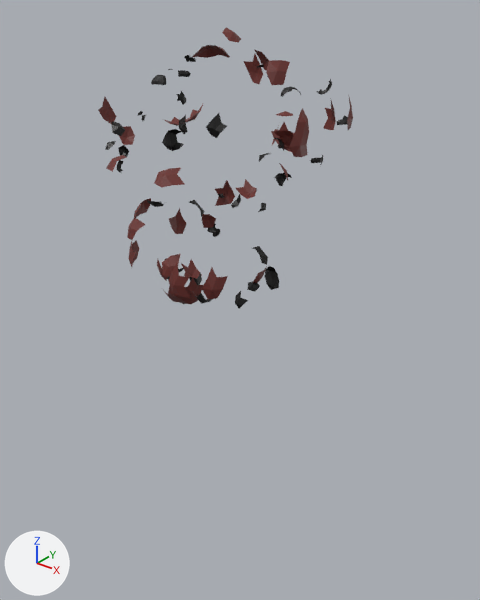
What one commit did to the glTF model public/models/azuki_unarmed_frames/explode/explode.f0018.glb.
Rendered twice from a 50 mm lens placed at (12.82, -14.71, 5.74), pointed at (0.41, 0.8, -3.88). Arrows for +X, +Y and +Z are at lower left; the lights stay in place. Where no turn or scale is listed for an object, it has been applied to the vertices. Vertices at the same position are counted once.

The first picture shows 'Body.001'.
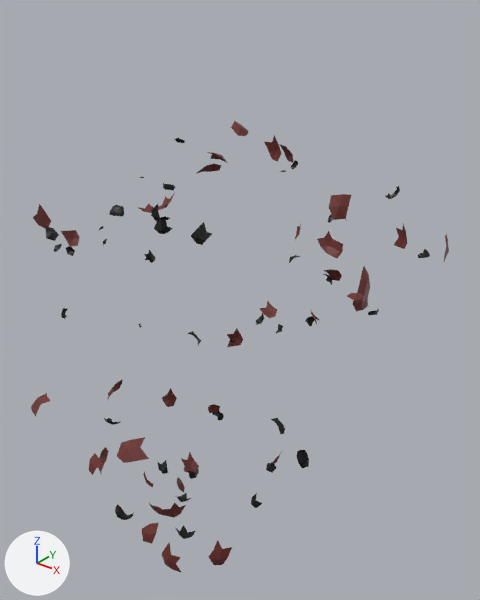
Diff of the bpy script that builds the scene:
```diff
--- a/public/models/azuki_unarmed_frames/explode/explode.f0018.glb.py
+++ b/public/models/azuki_unarmed_frames/explode/explode.f0018.glb.py
@@ me_bodysubnode_001 @@
-me_bodysubnode_001.from_pydata(...)  # 874 vertices, 878 faces; spans x -4.24..3.61, y -3.94..3.92, z -3.9..4.47
+me_bodysubnode_001.from_pydata(...)  # 874 vertices, 878 faces; spans x -7.55..6.27, y -7.23..7.04, z -12.4..1.8
+# me_bodysubnode_001 part 1: the loose piece of 15 vertices spanning x -1.58..-0.6, y -0.38..0.54, z 1.74..2.4 is moved by (-1.24, -0.13, -2.94)
+# me_bodysubnode_001 part 2: the loose piece of 20 vertices spanning x -0.84..0.54, y -1.8..-0.89, z -3.48..-2.29 is moved by (-0.36, -0.89, -8.25)
+# me_bodysubnode_001 part 3: the loose piece of 10 vertices spanning x 0.31..0.79, y 1.18..1.86, z -3.72..-2.92 is moved by (-0.11, 1.44, -8.59)
+# me_bodysubnode_001 part 4: the loose piece of 10 vertices spanning x -1.02..-0.5, y -0.7..0.05, z -3.09..-2.52 is moved by (-0.23, -0.2, -7.86)
+# me_bodysubnode_001 part 5: the loose piece of 9 vertices spanning x -1.41..-0.67, y 2.81..3.23, z -1.16..-0.6 is moved by (-0.8, 2.56, -5.93)
+# me_bodysubnode_001 part 6: the loose piece of 13 vertices spanning x 2.54..2.89, y 0.05..0.86, z 1.31..2.53 is moved by (1.94, 0.61, -4.31)
+# me_bodysubnode_001 part 7: the loose piece of 8 vertices spanning x -0.91..-0.3, y -1.75..-1.5, z -2.69..-1.86 is moved by (-0.43, -0.83, -7.82)
+# me_bodysubnode_001 part 8: the loose piece of 10 vertices spanning x 0.9..1.62, y -3.03..-2.84, z -2.08..-1.12 is moved by (1.19, -2.03, -7.7)
+# me_bodysubnode_001 part 9: the loose piece of 8 vertices spanning x -2.97..-2.73, y -1.76..-1.1, z 1.77..2.6 is moved by (-2.02, -1.35, -3.36)
+# me_bodysubnode_001 part 10: the loose piece of 8 vertices spanning x -1.35..-0.96, y -0.74..-0.16, z -3.66..-3.07 is moved by (-0.54, 0.09, -8.74)
+# me_bodysubnode_001 part 11: the loose piece of 14 vertices spanning x -2.17..-1.35, y -2.04..-1.13, z -2.42..-1.46 is moved by (-1.22, -1.13, -8.04)
+# me_bodysubnode_001 part 12: the loose piece of 13 vertices spanning x -0.29..0.85, y 3.23..3.59, z 0.6..1.48 is moved by (0.35, 2.67, -4.48)
+# me_bodysubnode_001 part 13: the loose piece of 8 vertices spanning x -4.24..-3.74, y -0.03..0.49, z 0.76..1.35 is moved by (-3.31, -0.18, -4.32)
+# me_bodysubnode_001 part 14: the loose piece of 10 vertices spanning x -2.13..-1.58, y 2.53..3.03, z -1.58..-0.62 is moved by (-1.29, 2.13, -7.2)
+# me_bodysubnode_001 part 15: the loose piece of 8 vertices spanning x -0.57..-0.16, y 3.38..3.92, z 0.59..1.42 is moved by (-1.0, 3.11, -4.54)
+# me_bodysubnode_001 part 16: the loose piece of 10 vertices spanning x 1.86..2.5, y 2.73..3.09, z 1.56..2.52 is moved by (1.73, 2.17, -4.07)
+# me_bodysubnode_001 part 17: the loose piece of 9 vertices spanning x 1.63..2.16, y -2.41..-1.91, z -2.28..-1.32 is moved by (1.34, -1.51, -7.9)
+# me_bodysubnode_001 part 18: the loose piece of 9 vertices spanning x -2.14..-1.96, y 0.17..0.88, z -2.1..-1.14 is moved by (-1.19, 0.32, -7.72)
+# me_bodysubnode_001 part 19: the loose piece of 9 vertices spanning x -1.03..-0.31, y 2.78..2.97, z 2.67..3.63 is moved by (-0.6, 1.97, -2.96)
+# me_bodysubnode_001 part 20: the loose piece of 9 vertices spanning x 3.3..3.61, y 1.46..2.11, z 1.92..2.88 is moved by (2.66, 1.46, -3.7)
+# me_bodysubnode_001 part 21: the loose piece of 7 vertices spanning x 0.53..1.01, y -2.9..-2.47, z -1.67..-1.08 is moved by (0.53, -1.97, -7.92)
+# me_bodysubnode_001 part 22: the loose piece of 8 vertices spanning x 2.57..2.96, y -0.93..-0.26, z 3.35..3.89 is moved by (2.14, -0.26, -2.95)
+# me_bodysubnode_001 part 23: the loose piece of 9 vertices spanning x 1.3..2.04, y -3.75..-3.08, z 1.21..1.56 is moved by (1.43, -3.08, -5.58)
+# me_bodysubnode_001 part 24: the loose piece of 12 vertices spanning x -2.79..-2.23, y -0.97..-0.04, z -1.31..-0.72 is moved by (-1.88, -0.3, -7.56)
+# me_bodysubnode_001 part 25: 628 of 874 vertices moved; they spanned x -4.24..2.83, y -3.94..3.67, z -3.9..4.47 and now span x -7.55..5.13, y -7.23..6.55, z -12.19..1.8; mean shift (-0.23, 0.39, -5.4); largest move (0.52, 1.06, -3.56) -> (0.41, 2.51, -12.16)
 me_bodysubnode_001.materials.append(mat_bakedmaterial)
```

Location of each change, (x1, y1, x2, y2) in pixels of the pictures (480 x 600 px; the box of a moved part takes in the faces that stretch with it):
'Body.001', reshaped (64% wider, 61% taller)
    before: (98, 27, 353, 308)
    after: (31, 121, 449, 573)
part 1 of me_bodysubnode_001, moved or reshaped
    before: (163, 104, 203, 126)
    after: (138, 192, 175, 213)
part 2 of me_bodysubnode_001, moved or reshaped
    before: (163, 278, 203, 304)
    after: (148, 502, 186, 518)
part 3 of me_bodysubnode_001, moved or reshaped
    before: (253, 268, 266, 283)
    after: (271, 451, 282, 465)
part 4 of me_bodysubnode_001, moved or reshaped
    before: (181, 259, 202, 279)
    after: (181, 452, 199, 472)
part 5 of me_bodysubnode_001, moved or reshaped
    before: (236, 179, 257, 199)
    after: (259, 301, 277, 318)
part 6 of me_bodysubnode_001, moved or reshaped
    before: (289, 108, 309, 157)
    after: (352, 266, 370, 311)
part 7 of me_bodysubnode_001, moved or reshaped
    before: (157, 260, 168, 281)
    after: (143, 472, 153, 487)
part 8 of me_bodysubnode_001, moved or reshaped
    before: (169, 263, 190, 298)
    after: (161, 542, 182, 573)
part 9 of me_bodysubnode_001, moved or reshaped
    before: (98, 96, 116, 125)
    after: (33, 204, 51, 229)
part 10 of me_bodysubnode_001, moved or reshaped (not visible before)
    after: (177, 477, 185, 492)
part 11 of me_bodysubnode_001, moved or reshaped
    before: (129, 241, 139, 267)
    after: (98, 447, 108, 473)
part 12 of me_bodysubnode_001, moved or reshaped
    before: (271, 122, 295, 152)
    after: (317, 231, 343, 258)
part 13 of me_bodysubnode_001, moved or reshaped
    before: (118, 126, 135, 145)
    after: (61, 230, 80, 246)
part 14 of me_bodysubnode_001, moved or reshaped
    before: (215, 180, 235, 206)
    after: (227, 328, 243, 347)
part 15 of me_bodysubnode_001, moved or reshaped
    before: (272, 125, 279, 145)
    after: (295, 224, 301, 239)
part 16 of me_bodysubnode_001, moved or reshaped
    before: (323, 101, 336, 130)
    after: (394, 224, 407, 249)
part 17 of me_bodysubnode_001, moved or reshaped
    before: (202, 267, 228, 299)
    after: (208, 540, 232, 565)
part 18 of me_bodysubnode_001, moved or reshaped
    before: (169, 208, 186, 234)
    after: (162, 388, 177, 407)
part 19 of me_bodysubnode_001, moved or reshaped
    before: (244, 54, 263, 84)
    after: (265, 136, 281, 162)
part 20 of me_bodysubnode_001, moved or reshaped
    before: (347, 98, 353, 130)
    after: (444, 234, 449, 261)
part 21 of me_bodysubnode_001, moved or reshaped
    before: (162, 254, 181, 277)
    after: (142, 522, 159, 544)
part 22 of me_bodysubnode_001, moved or reshaped
    before: (266, 60, 290, 85)
    after: (329, 194, 351, 220)
part 23 of me_bodysubnode_001, moved or reshaped
    before: (154, 168, 185, 188)
    after: (117, 437, 149, 463)
part 24 of me_bodysubnode_001, moved or reshaped
    before: (134, 198, 151, 218)
    after: (107, 379, 123, 401)
